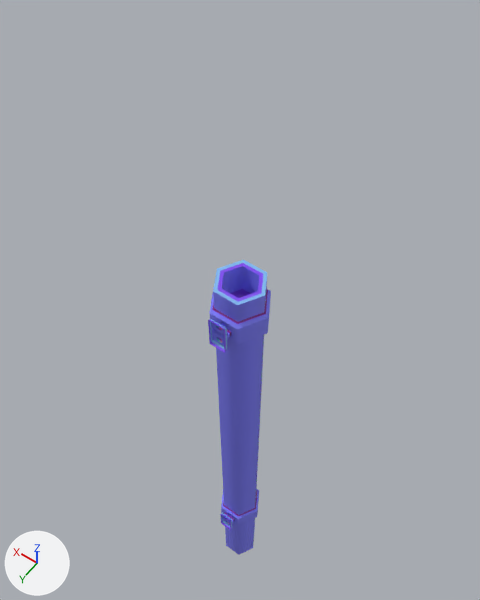
A saved change to the FBX model Assets/Art/Meshes/sm_gutter_02.fbx.
Before and after are seen from a 50 mm lens placed at (-0.96, 1.33, 3.5), pointed at (0.25, -0.37, 0.85). Lighting does not change. The marker at lower left points along +X, +Y and +Z. Where no turn or scale is listed for an object, it has been applied to the vertices.

The scene before the commit, as lines of its bpy script (objects in view):
```python
me_mesh = bpy.data.meshes.new('Mesh')
me_mesh.from_pydata(...)  # 118 vertices, 112 faces; spans x -0.14..0.14, y -0.14..0.14, z -1.5..1.5
me_mesh.materials.append(mat_lambert5)  # picture img_t_building_01_normal_png
ob_sm_gutter_02 = bpy.data.objects.new('sm_gutter_02', me_mesh)
ob_sm_gutter_02.location = (0.0, 0.0, 0.0)
```
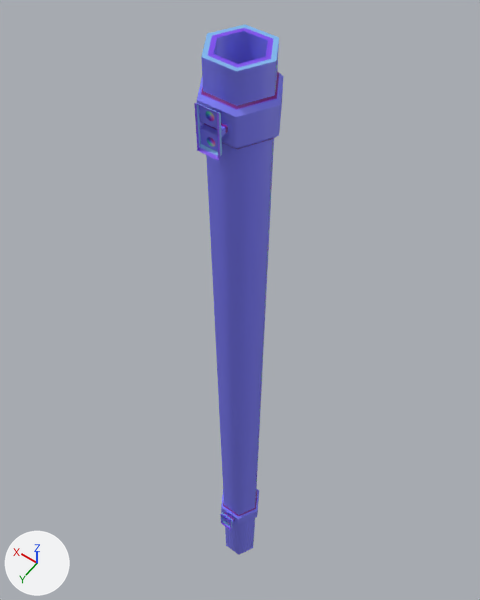
What differs and where, as boxes [x1, y1, x2, y2] in the pictures (480 x 600 px; the box of a moved part takes in the faces that stretch with it):
```json
{"object": "sm_gutter_02", "change": "reshaped", "before": [208, 260, 271, 554], "after": [194, 24, 283, 554], "on screen": "41% wider, 80% taller"}
{"part": 1, "of": "me_mesh", "change": "moved or reshaped", "before": [208, 287, 271, 353], "after": [194, 71, 283, 160]}
{"part": 2, "of": "me_mesh", "change": "moved or reshaped", "before": [213, 260, 267, 355], "after": [201, 24, 279, 355]}
```

The change, as JSON lines over the scene's bpy script:
```json
{"block": "me_mesh", "where": "# used by ob_sm_gutter_02; location = (0.0, 0.0, 0.0)"}
{"op": "remove", "block": "me_mesh", "code": "me_mesh.from_pydata(...)  # 118 vertices, 112 faces; spans x -0.14..0.14, y -0.14..0.14, z -1.5..1.5"}
{"op": "add", "block": "me_mesh", "code": "me_mesh.from_pydata(...)  # 118 vertices, 112 faces; spans x -0.14..0.14, y -0.14..0.14, z -1.5..2.5"}
{"block": "me_mesh", "change": "me_mesh part 1: the loose piece of 40 vertices spanning x -0.14..0.14, y -0.14..0.14, z 1.24..1.4 is moved by (0.0, 0.0, 1.0)"}
{"block": "me_mesh", "change": "me_mesh part 2: 19 of the vertices in x -0.12..0.12, y -0.12..0.08, z 1.36..1.5 are moved by (0.0, 0.0, 1.0)"}
```
